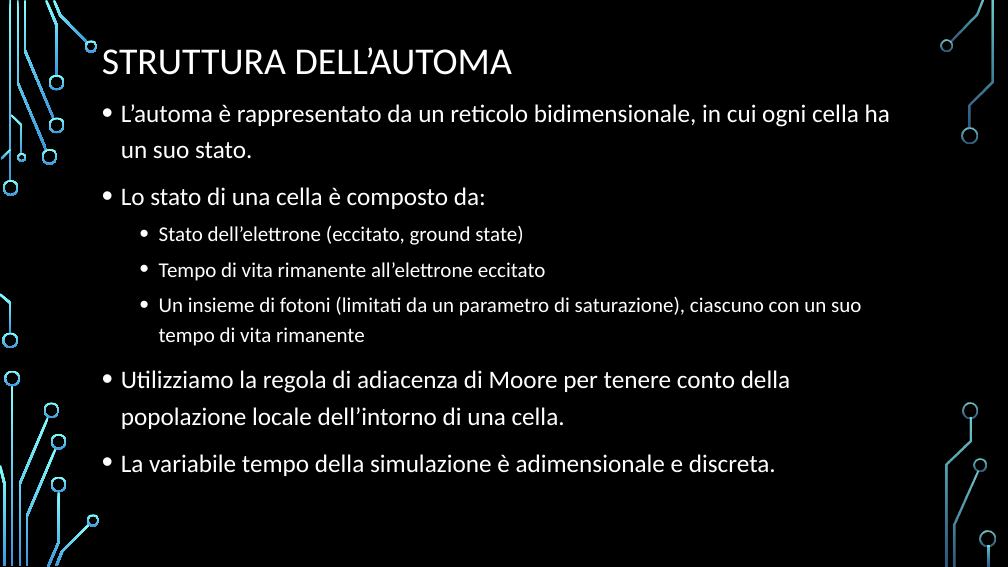
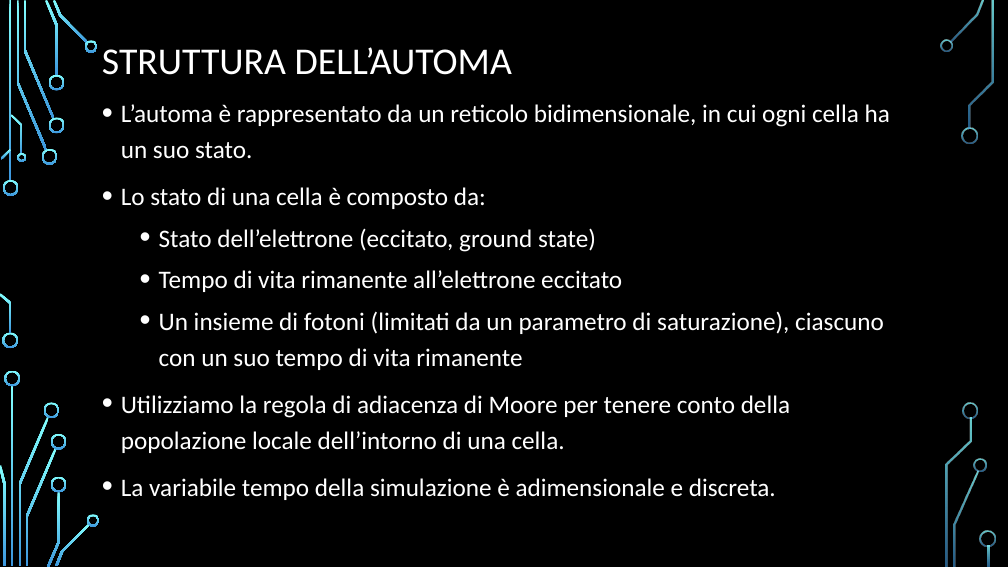
Before and after one commit to Frank01001/LASER-Dynamics-Simulation, a slide deck: slide 4 of Presentation/PresentazioneDispositivi.pptx. Drawn at 1008x567 pixels with LibreOffice and Linux fonts; fonts in the diff are those of the drawing; background and template pictures are left out. Boxes give left, top, right and bottom in pixels: in the first picture for what was removed or moved away, otherwise in the second. Text is boxed around its words. In the diff, an @@ line names an element or a change of style, - is before the commit and + after.

```diff
--- a/Presentation/PresentazioneDispositivi.pptx
+++ b/Presentation/PresentazioneDispositivi.pptx
@@ text at [159, 228, 884, 370]: size 20 to 24 pt in "Stato dell’elettrone (eccitato, ground state)", "Tempo di vita rimanente all’elettrone eccitato", "Un insieme di fotoni (limitati da un ..." @@
```
Also in this commit, not shown: 14 other slides changed, 2 other files.
